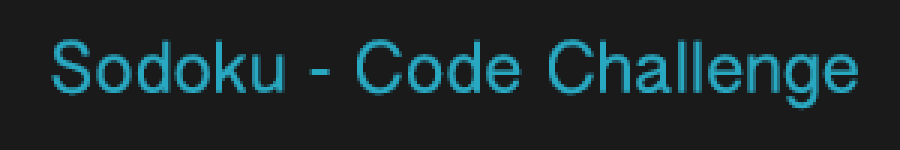
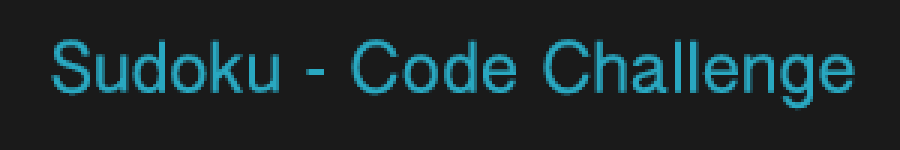
Comparing the layer stacks of the two 900x150 images. Changes:
renamed "Sodoku - Code Challenge" to "Sudoku - Code Challenge", painted on it over [96, 39, 858, 111]
